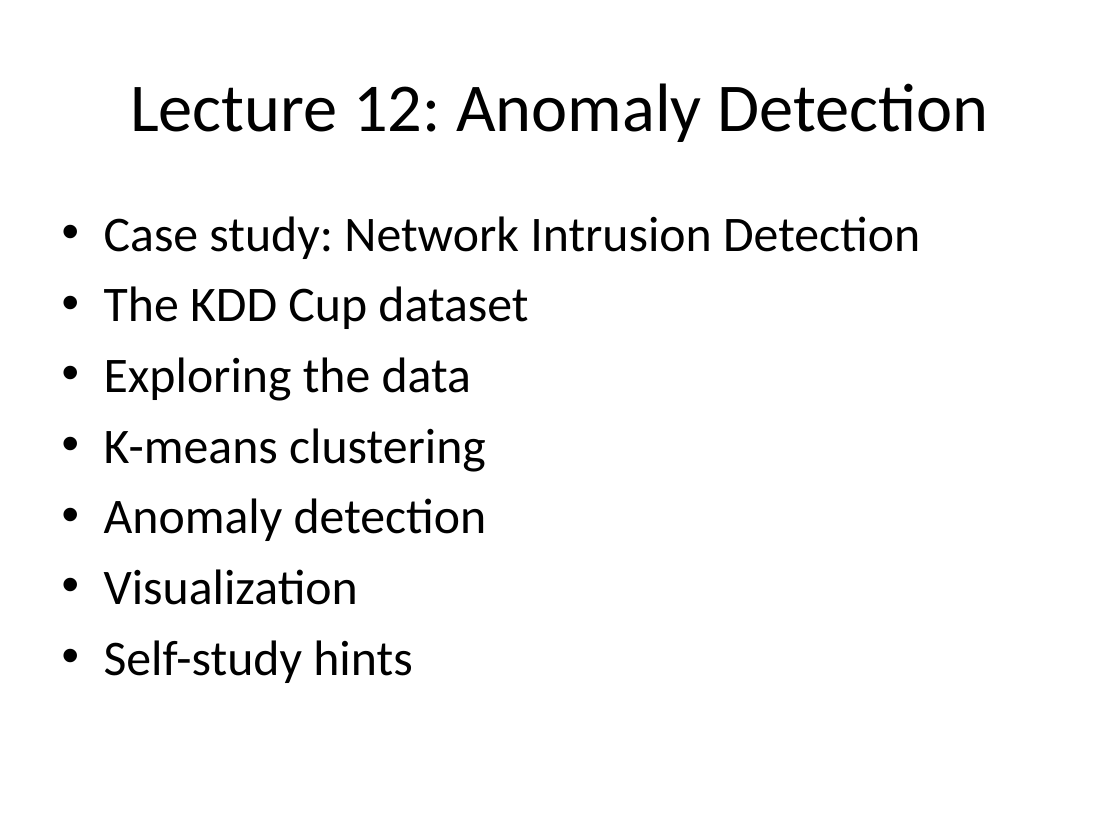
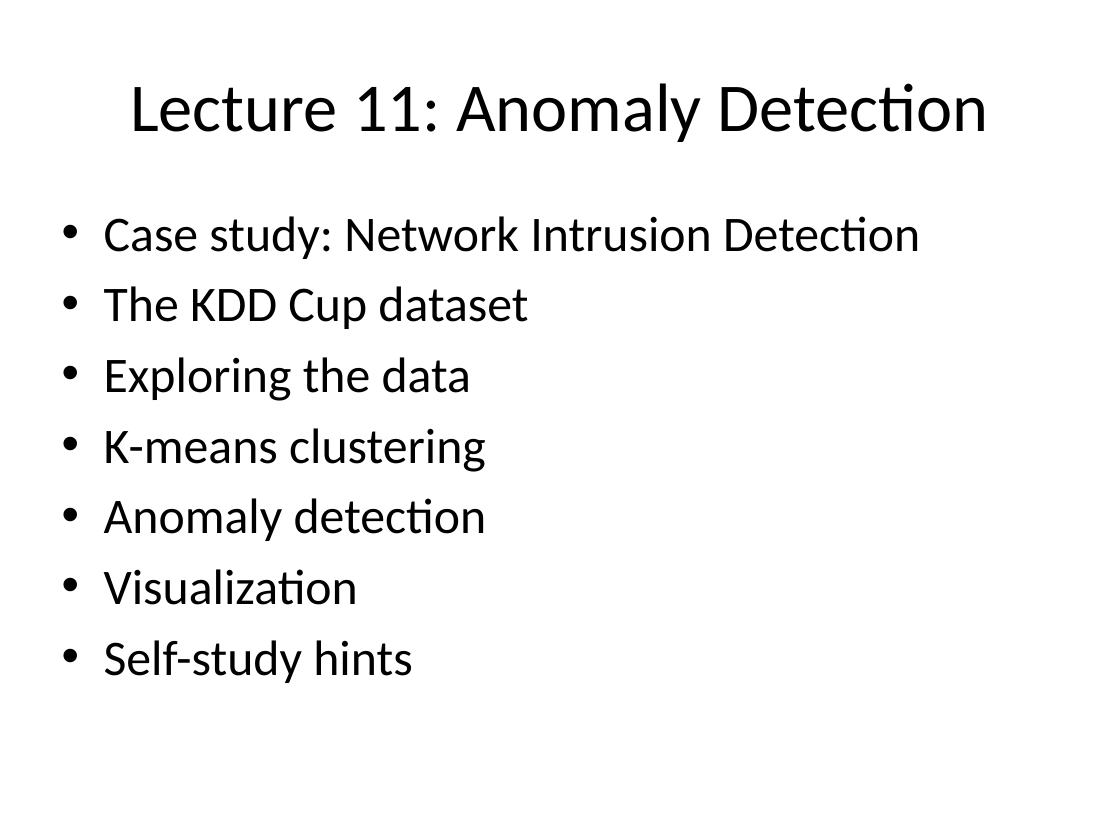
Before and after one commit to kic-markon/ITU_MSc_AM4, a slide deck: slide 5 of powerpoints/ITU Academy Slides AM4-11.pptx. Drawn at 1120x840 pixels with LibreOffice and Linux fonts; fonts in the diff are those of the drawing; background and template pictures are left out. Boxes give left, top, right and bottom in pixels: in the first picture for what was removed or moved away, otherwise in the second. Text is boxed around its words. In the diff, an @@ line names an element or a change of style, - is before the commit and + after.

```diff
--- a/powerpoints/ITU Academy Slides AM4-11.pptx
+++ b/powerpoints/ITU Academy Slides AM4-11.pptx
@@ title at [130, 83, 988, 142]: text changed @@
-Lecture 12: Anomaly Detection
+Lecture 11: Anomaly Detection
```
Also in this commit, not shown: 25 other files.
